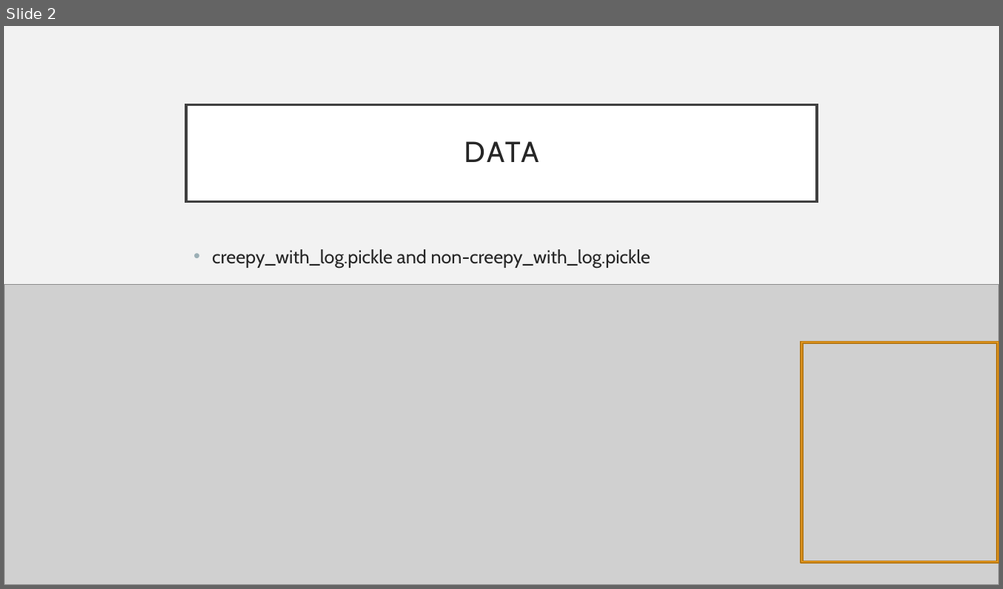
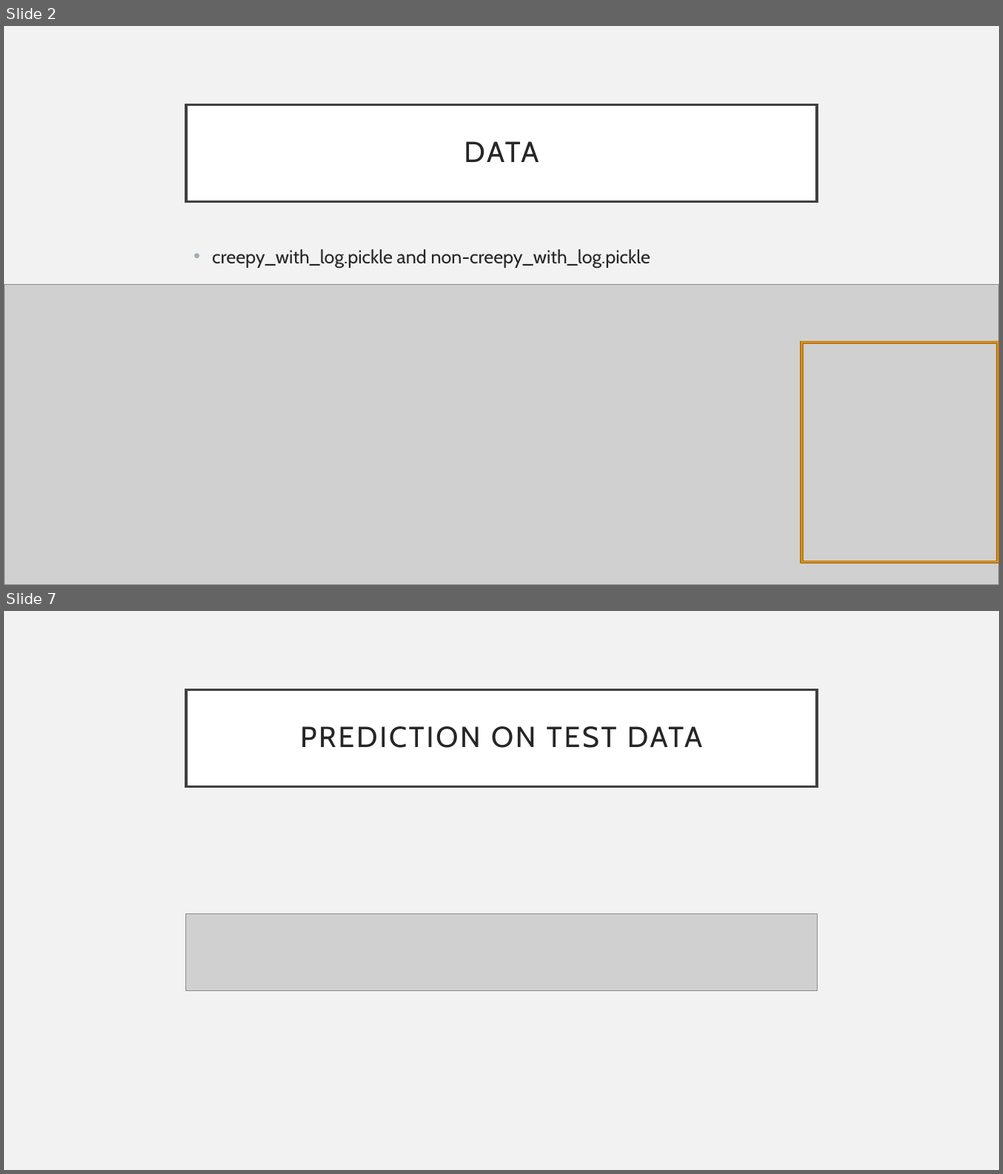
Before and after one commit to Anthonyive/Research-Mapping-Uncanny-Valley, a slide deck: Presentations/10-26-2020/10-26-2020.pptx. Shown one above the other, each under a label of ours: slide 2 before the commit, slides 2 and 7 after it; the slides between them are not shown. The pictures are 1003x589 and 1003x1174 pixels, drawn with LibreOffice and Linux fonts; fonts in the diff are those of the drawing; grey boxes stand for pictures. Boxes give left, top, right and bottom in pixels: in the first picture for what was removed or moved away, otherwise in the second. Text is boxed around its words. In the diff, an @@ line names an element or a change of style, - is before the commit and + after.

```diff
--- a/Presentations/10-26-2020/10-26-2020.pptx
+++ b/Presentations/10-26-2020/10-26-2020.pptx
@@ slide 7 added at <box>4,611,999,1170</box>, background #F2F2F2 @@
@@ title added at <box>186,689,817,786</box>, fill #FFFFFF, outline #404040 2.5 pt, 28 pt, text #262626 @@
+PREDICTION ON TEST DATA
@@ picture added at <box>186,914,817,991</box> @@
```
Also in this commit, not shown: 2 slides changed, 4 other slides added, 22 other files.
